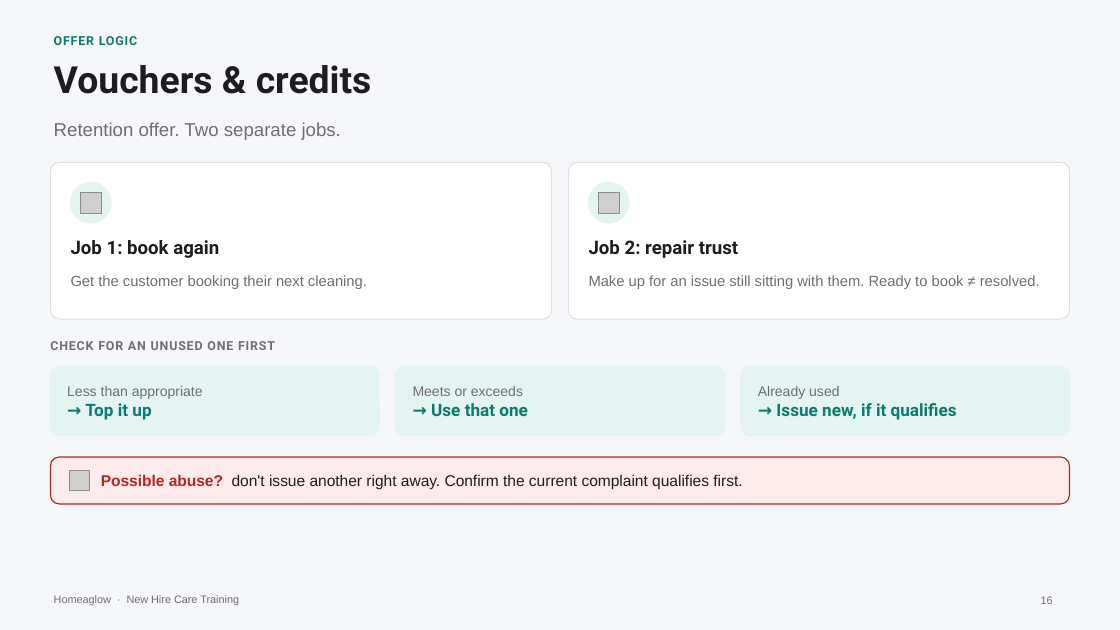
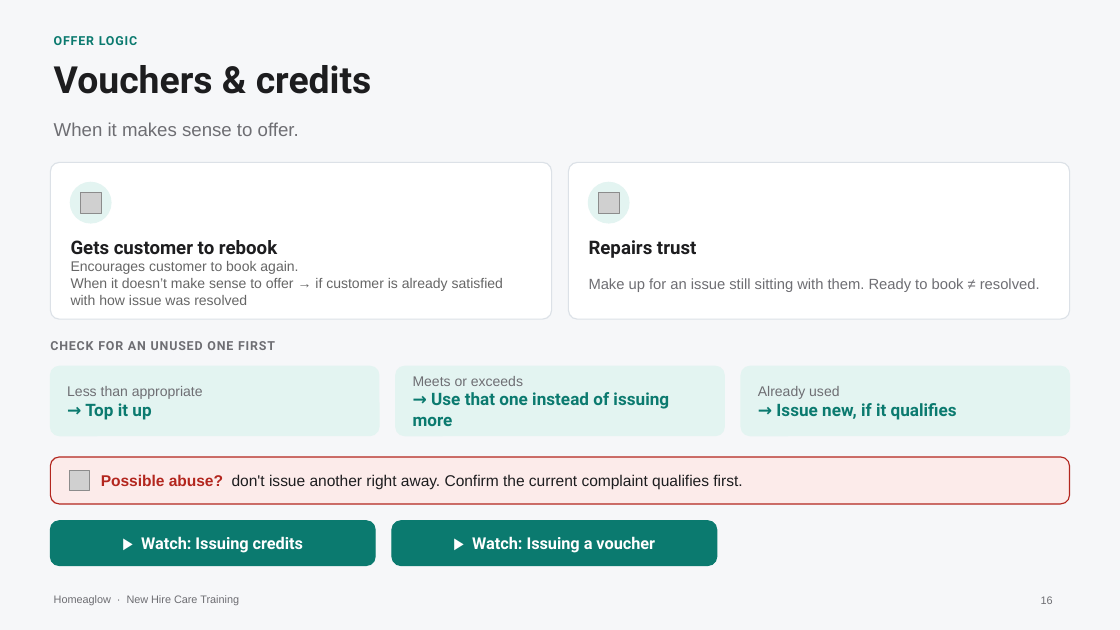
Before and after one commit to anjulimichelle/training, a slide deck: slide 16 of retention-membership-cancellation/retention-membership-cancellation.pptx. Drawn at 1120x630 pixels with LibreOffice and Linux fonts; fonts in the diff are those of the drawing; grey boxes stand for pictures. Boxes give left, top, right and bottom in pixels: in the first picture for what was removed or moved away, otherwise in the second. Text is boxed around its words. In the diff, an @@ line names an element or a change of style, - is before the commit and + after.

```diff
--- a/retention-membership-cancellation/retention-membership-cancellation.pptx
+++ b/retention-membership-cancellation/retention-membership-cancellation.pptx
@@ text at (54, 122, 299, 136): text changed @@
-Retention offer. Two separate jobs.
+When it makes sense to offer.
@@ text at (71, 240, 277, 254): text changed @@
-Job 1: book again
+Gets customer to rebook
@@ text at (71, 261, 503, 305): text changed; size 9.5 to 9 pt; text colour #6E6E73 to #666666 @@
-Get the customer booking their next cleaning.
+Encourages customer to book again.
+When it doesn’t make sense to offer → if customer is already satisfied with how issue was resolved
@@ text at (589, 240, 696, 258): text changed @@
-Job 2: repair trust
+Repairs trust
@@ text at (413, 392, 669, 426): text changed @@
-→ Use that one
+→ Use that one instead of issuing more
@@ rounded rectangle added at (50, 521, 375, 566), fill #0B7A6F, outline #0B7A6F 0.75 pt, 10.5 pt, text #FFFFFF, bold @@
+▶ Watch: Issuing credits
@@ rounded rectangle added at (392, 521, 717, 566), fill #0B7A6F, outline #0B7A6F 0.75 pt, 10.5 pt, text #FFFFFF, bold @@
+▶ Watch: Issuing a voucher
```
Also in this commit, not shown: 5 other slides changed, 1 other file.
